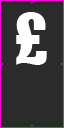
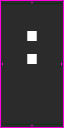
The second 64 x 128 image is a revision of the first. Changes to its layers:
added layer ":" above "9" over [27, 31, 37, 64]
hid "£" over [16, 12, 47, 65]
